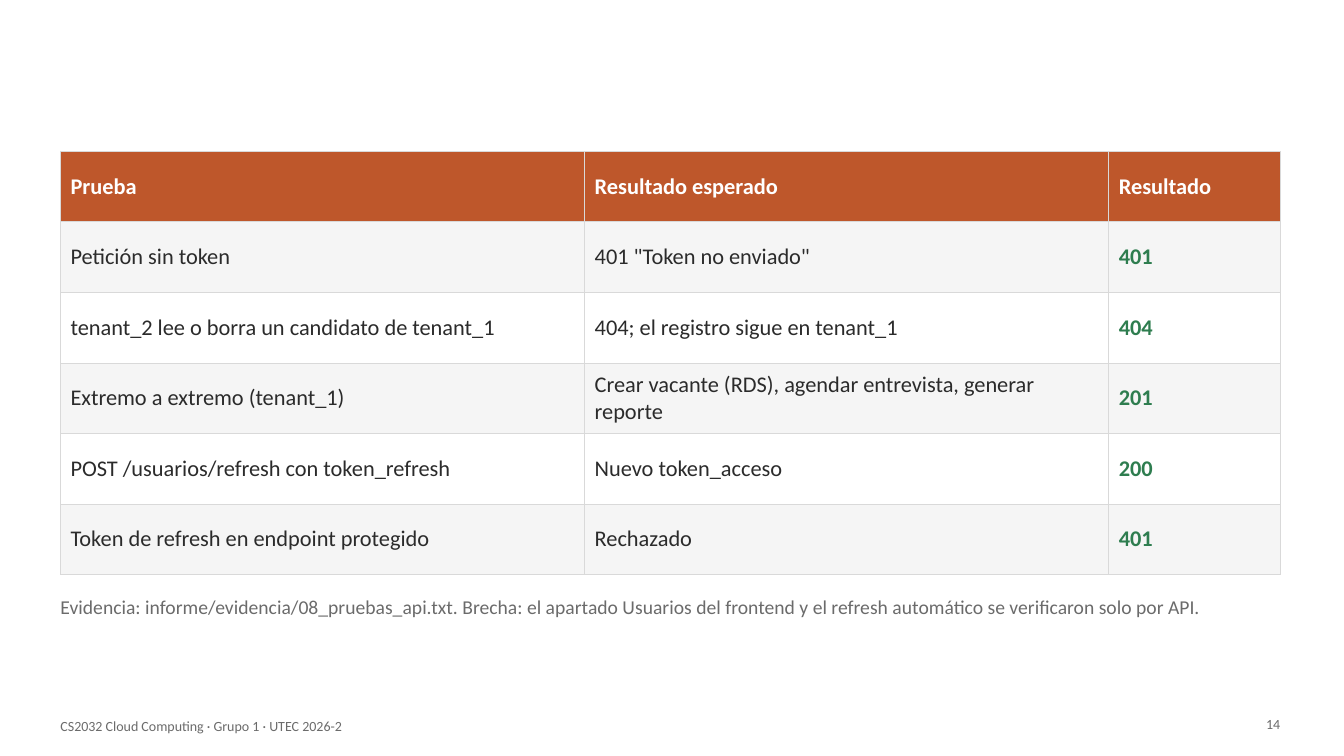
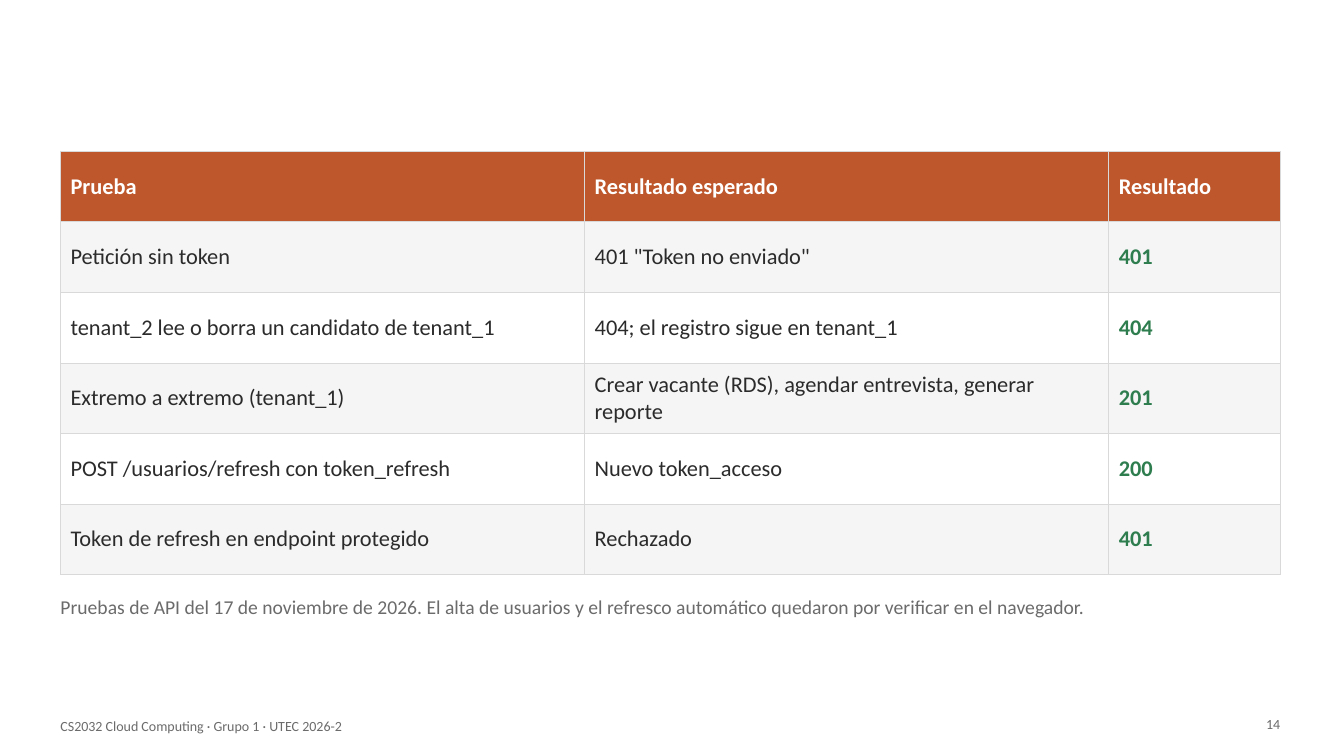
Before and after one commit to santiagodavila-ops/Proyecto-Final-Cloud-Computing-v2, a slide deck: slide 14 of presentacion/Presentacion_CS2032_Grupo1.pptx. Drawn at 1344x756 pixels with LibreOffice and Linux fonts; fonts in the diff are those of the drawing. Boxes give left, top, right and bottom in pixels: in the first picture for what was removed or moved away, otherwise in the second. Text is boxed around its words. In the diff, an @@ line names an element or a change of style, - is before the commit and + after.

```diff
--- a/presentacion/Presentacion_CS2032_Grupo1.pptx
+++ b/presentacion/Presentacion_CS2032_Grupo1.pptx
@@ text at (x1=60, y1=600, x2=1084, y2=618): text changed @@
-Evidencia: informe/evidencia/08_pruebas_api.txt. Brecha: el apartado Usuarios del frontend y el refresh automático se verificaron solo por API.
+Pruebas de API del 17 de noviembre de 2026. El alta de usuarios y el refresco automático quedaron por verificar en el navegador.
```
Also in this commit, not shown: 15 other slides changed, 2 other files.
